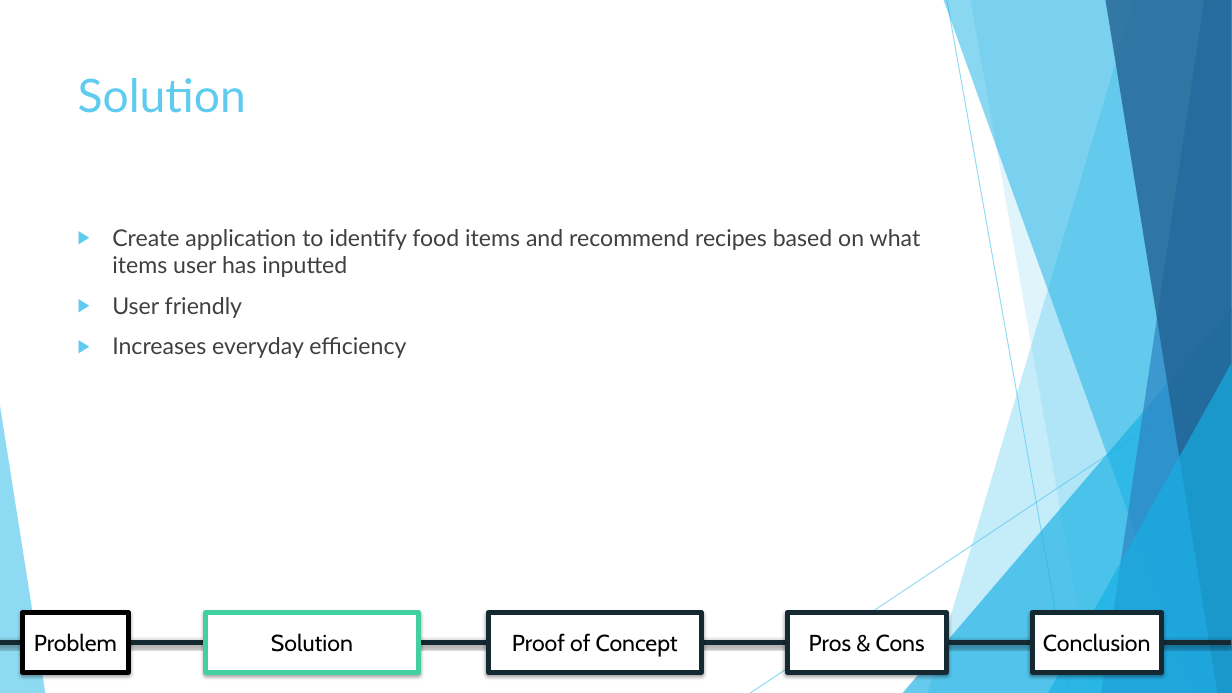
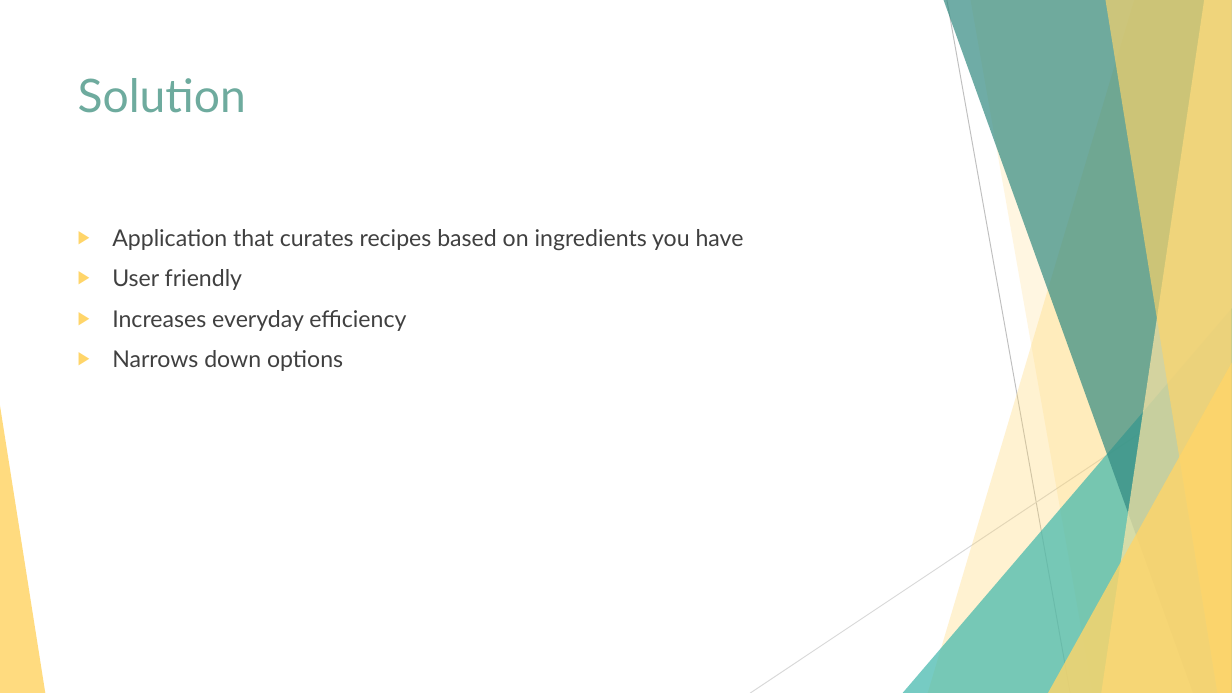
Before and after one commit to adrian760/RecipEZ, a slide deck: slide 3 of RecipEZ.pptx. Drawn at 1232x693 pixels with LibreOffice and Linux fonts; fonts in the diff are those of the drawing. Boxes give left, top, right and bottom in pixels: in the first picture for what was removed or moved away, otherwise in the second. Text is boxed around its words. In the diff, an @@ line names an element or a change of style, - is before the commit and + after.

```diff
--- a/RecipEZ.pptx
+++ b/RecipEZ.pptx
@@ freeform shape at (928,0,1232,693): fill #5FCBEF at 36% opacity to #FFD569 at 30% opacity @@
@@ freeform shape at (944,0,1232,693): fill #17B0E4 at 50% opacity to #318A81 at 70% opacity @@
@@ line (947, 0) - (1070, 693): stroke #5FCBEF 0.75 pt to #BFBFBF 0.75 pt @@
@@ freeform shape at (970,0,1232,693): fill #5FCBEF at 20% opacity to #FFD569 at 20% opacity @@
@@ freeform shape at (1102,0,1232,693): fill #2E83C3 at 70% opacity to #FFE6A5 at 70% opacity @@
@@ freeform shape at (1105,0,1232,693): fill #226292 at 80% opacity to #FFD569 at 65% opacity @@
@@ title "Solution" at (78,78,246,113): text colour #5FCBEF to #6EAB9E @@
@@ text at (112,229,744,250): text changed @@
-▶ Create application to identify food items and recommend recipes based on what items user has inputted
+▶ Application that curates recipes based on ingredients you have
@@ text at (112,269,406,331): bullet colour #5FCBEF to #FFD569 @@
@@ triangle at (903,308,1232,693): fill #17B0E4 at 66% opacity to #42B8AC at 72% opacity @@
@@ text at (112,350,343,371): paragraph added @@
+▶ Narrows down options
@@ line (1232, 372) - (750, 693): stroke #5FCBEF 0.75 pt to #D9D9D9 0.75 pt @@
@@ triangle at (1048,363,1232,693): fill #17B0E4 at 66% opacity to #FFD569 at 80% opacity @@
@@ triangle at (0,406,45,693): fill #5FCBEF at 70% opacity to #FFD569 at 85% opacity @@
@@ rectangle removed at (22,613,128,673) @@
-Problem
@@ rectangle removed at (205,613,418,673) @@
-Solution
@@ rectangle removed at (489,613,701,673) @@
-Proof of Concept
@@ rectangle removed at (787,613,946,673) @@
-Pros & Cons
@@ rectangle removed at (1032,613,1162,673) @@
-Conclusion
@@ line removed from (0, 642) to (1232, 642) @@
```
Also in this commit, not shown: 2 other slides changed, 4 slides added, 3 slides removed.
